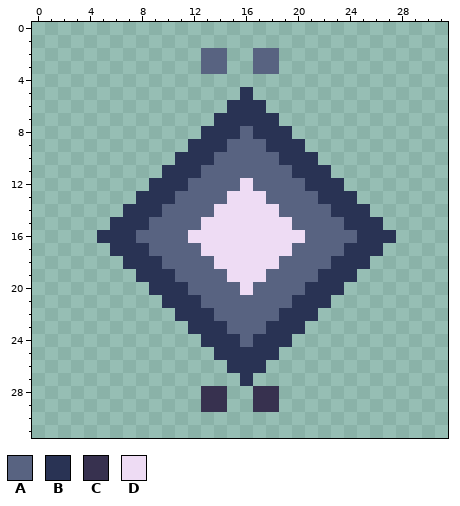
One commit to this pixel-art file: game/assets/source/original_procedural/rarity_magic.aseprite. This is how it looked before the edit.
32x32 pixels, 1 frame.
Palette (. is transparent): A #586381  B #293354  C #37314f  D #eedcf4
Pixels before, first column x 5:
 2 ........AA..AA.........
 3 ........AA..AA.........
 4 .......................
 5 ...........B...........
 6 ..........BBB..........
 7 .........BBBBB.........
 8 ........BBBABBB........
 9 .......BBBAAABBB.......
10 ......BBBAAAAABBB......
11 .....BBBAAAAAAABBB.....
12 ....BBBAAAADAAAABBB....
13 ...BBBAAAADDDAAAABBB...
14 ..BBBAAAADDDDDAAAABBB..
15 .BBBAAAADDDDDDDAAAABBB.
16 BBBAAAADDDDDDDDDAAAABBB
17 .BBBAAAADDDDDDDAAAABBB.
18 ..BBBAAAADDDDDAAAABBB..
19 ...BBBAAAADDDAAAABBB...
20 ....BBBAAAADAAAABBB....
21 .....BBBAAAAAAABBB.....
22 ......BBBAAAAABBB......
23 .......BBBAAABBB.......
24 ........BBBABBB........
25 .........BBBBB.........
26 ..........BBB..........
27 ...........B...........
28 ........CC..CC.........
29 ........CC..CC.........
And afterwards:
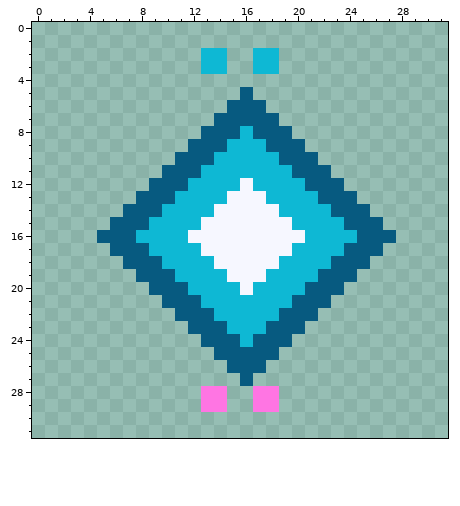
The edit:
Colour A changes from #586381 to #0eb8d4.
Colour B changes from #293354 to #075a80.
Colour C changes from #37314f to #ff75e3.
Colour D changes from #eedcf4 to #f6f7ff.
Boxes around the changes in both pictures, in picture pixels (x1, y1, x2, y2):
changed: (97, 48, 396, 412)
